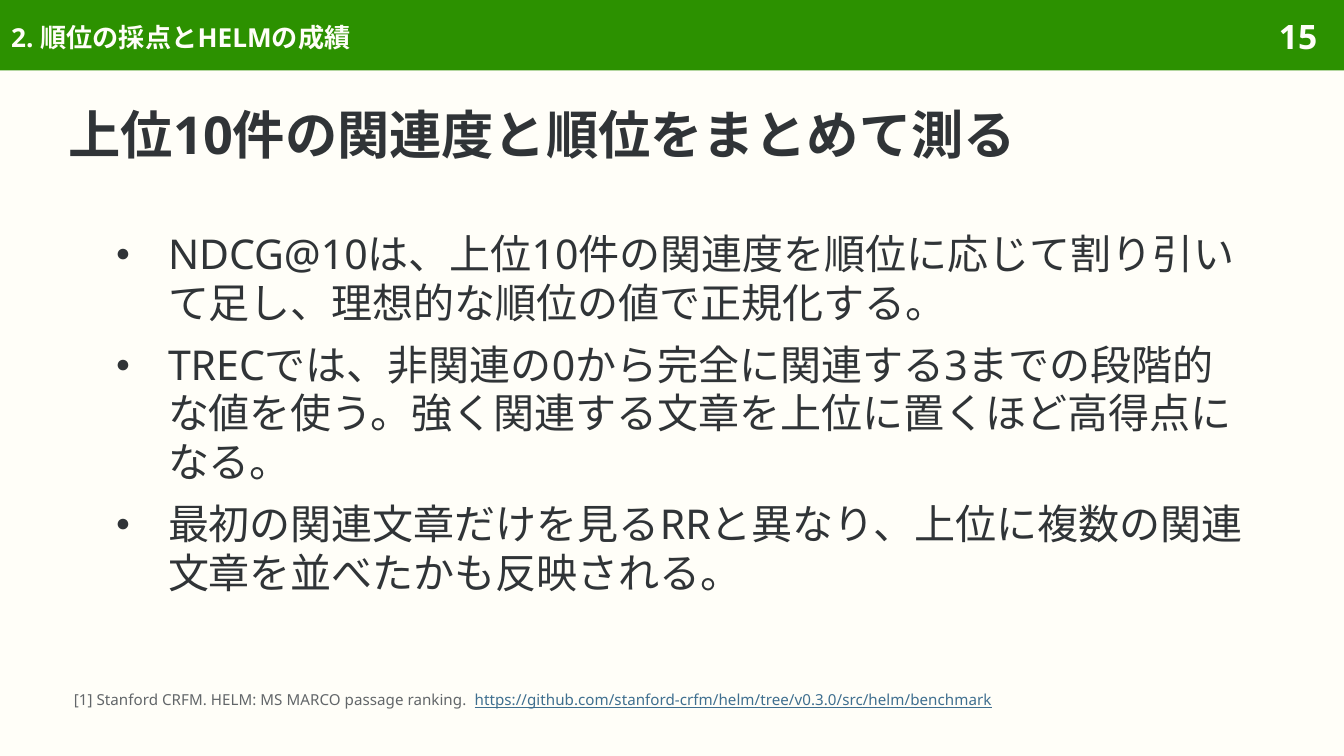
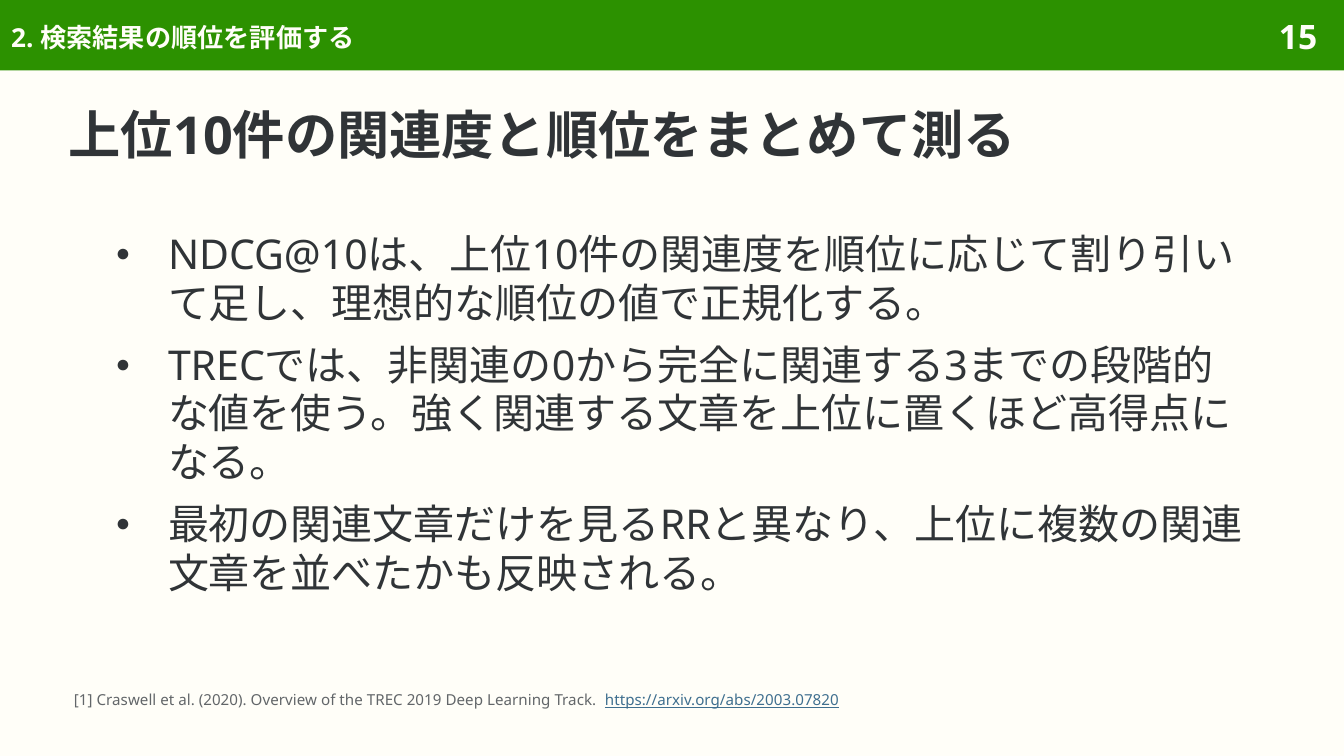
Before and after one commit to sasakiy84/datasets-in-10-minutes, a slide deck: slide 15 of slides/datasets-in-10-minutes-msmarco.pptx. Drawn at 1344x756 pixels with LibreOffice and Linux fonts; fonts in the diff are those of the drawing. Boxes give left, top, right and bottom in pixels: in the first picture for what was removed or moved away, otherwise in the second. Text is boxed around its words. In the diff, an @@ line names an element or a change of style, - is before the commit and + after.

Commit message:
Center MS MARCO on passage retrieval and original ranking evaluation

```diff
--- a/slides/datasets-in-10-minutes-msmarco.pptx
+++ b/slides/datasets-in-10-minutes-msmarco.pptx
@@ title at box(11, 24, 354, 50): text changed @@
-2. 順位の採点とHELMの成績
+2. 検索結果の順位を評価する
@@ text at box(74, 693, 839, 709): text changed; text colour #3F6F8F to #626669 @@
-[1] Stanford CRFM. HELM: MS MARCO passage ranking. https://github.com/stanford-crfm/helm/tree/v0.3.0/src/helm/benchmark
+[1] Craswell et al. (2020). Overview of the TREC 2019 Deep Learning Track. https://arxiv.org/abs/2003.07820
```
Also in this commit, not shown: 32 other slides changed, 6 slides removed, 55 other files.
